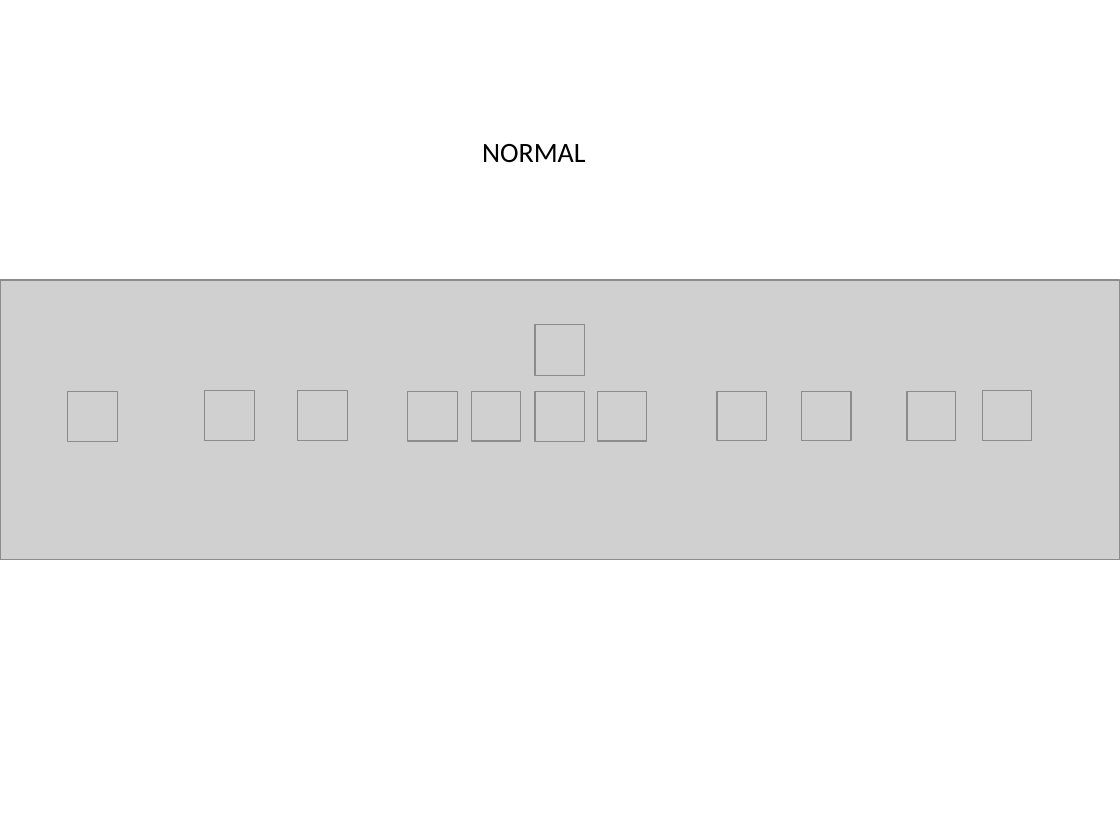
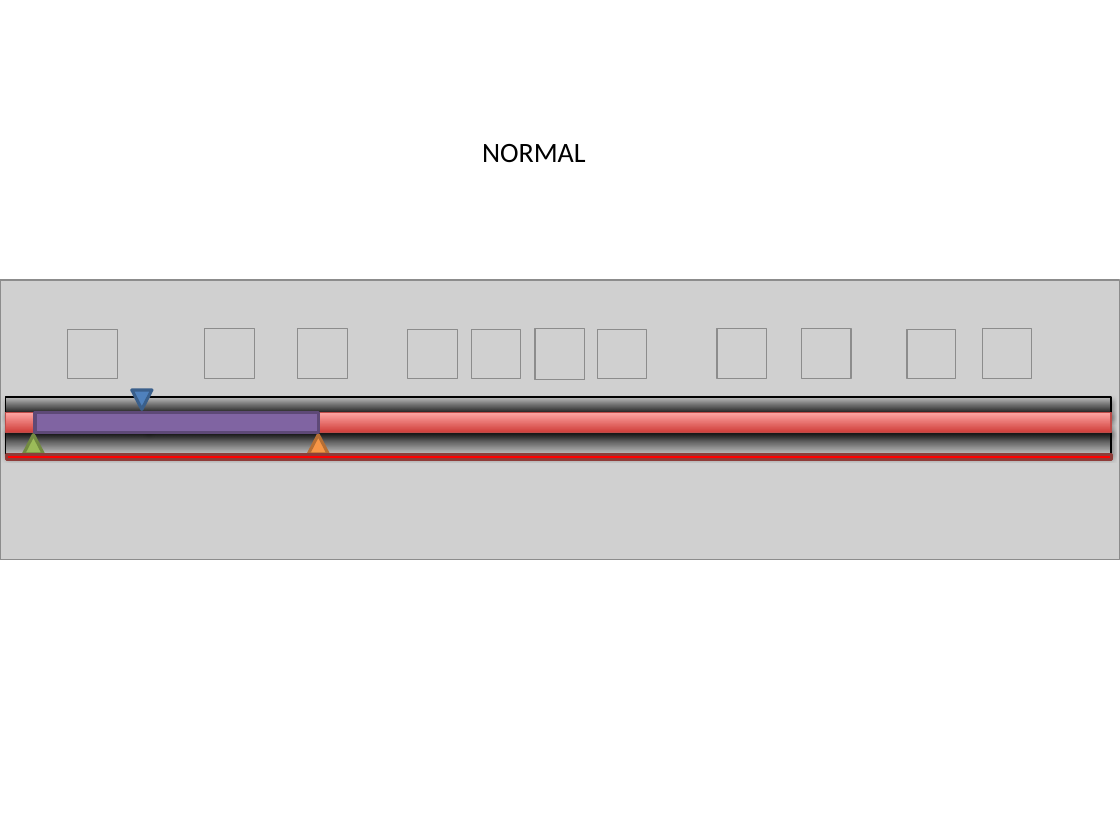
Before and after one commit to etayki/heyDude, a slide deck: slide 1 of GraphicDesign.pptx. Drawn at 1120x840 pixels with LibreOffice and Linux fonts; fonts in the diff are those of the drawing; grey boxes stand for pictures. Boxes give left, top, right and bottom in pixels: in the first picture for what was removed or moved away, otherwise in the second. Text is boxed around its words. In the diff, an @@ line names an element or a change of style, - is before the commit and + after.

Commit message:
More graphic design

```diff
--- a/GraphicDesign.pptx
+++ b/GraphicDesign.pptx
@@ picture: place and size @@
-picture at <box>535,325,585,375</box>
+picture at <box>535,328,585,379</box>
@@ picture: place and size @@
-picture at <box>717,391,766,440</box>
+picture at <box>717,329,766,379</box>
@@ picture: place and size @@
-picture at <box>802,391,851,440</box>
+picture at <box>802,329,851,379</box>
@@ 9 pictures: place and size @@
-9 pictures at <box>68,391,1032,441</box>
+9 pictures at <box>68,328,1032,379</box>
@@ rectangle added at <box>6,398,1111,417</box>, fill gradient #000000 to #BDBDBD, outline #000000 0.75 pt @@
@@ rectangle added at <box>6,412,1111,432</box>, fill gradient #D1403C to #FFA6A5, outline #BF4C48 0.75 pt @@
@@ rectangle added at <box>35,412,318,432</box>, fill #8064A2, outline #5F4A78 2 pt @@
@@ triangle added at <box>132,390,152,409</box>, fill #4F81BD, outline #3A5F8C 2 pt @@
@@ line added from (149, 412) to (149, 432), #4F81BD 2 pt @@
@@ rectangle added at <box>6,429,1111,455</box>, fill gradient #000000 to #BDBDBD, outline #000000 0.75 pt @@
@@ triangle added at <box>24,435,44,454</box>, fill #9BBB59, outline #738A42 2 pt @@
@@ triangle added at <box>308,435,328,454</box>, fill #F79646, outline #B76F34 2 pt @@
@@ rectangle added at <box>7,454,1112,459</box>, fill #FF0000, outline #8E3B39 2 pt @@
```
